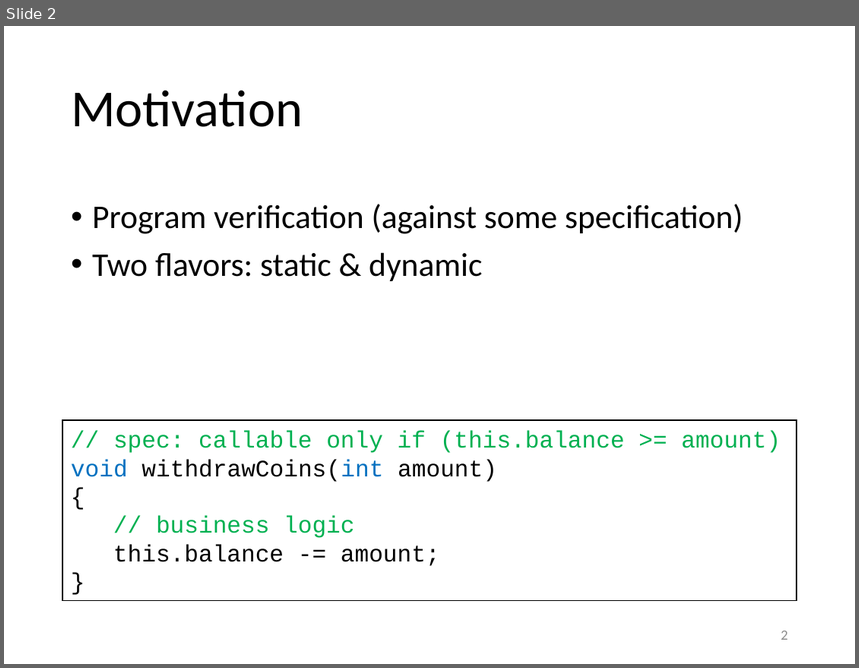
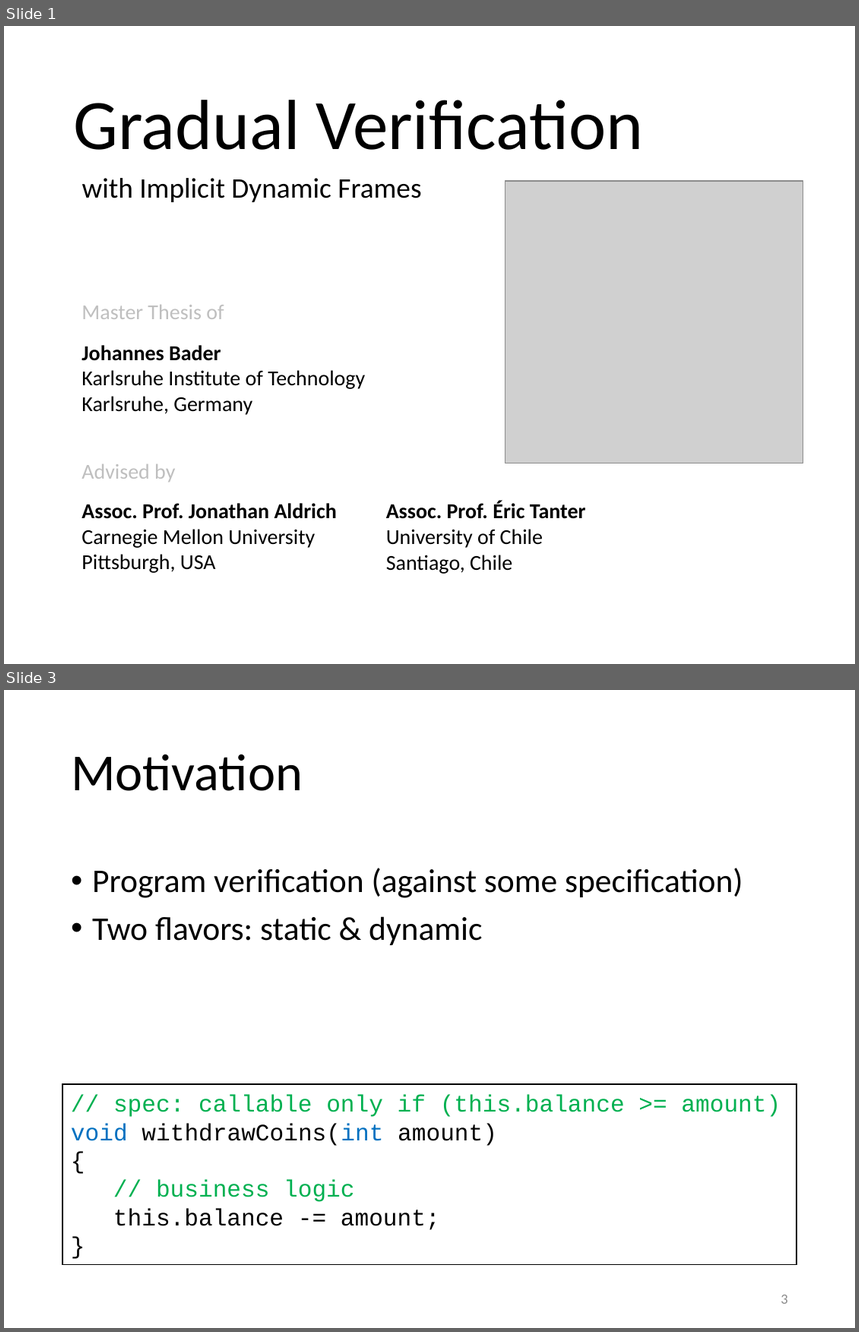
Before and after one commit to olydis/GradVerThesis, a slide deck: presentation/PLunch.pptm. Shown one above the other, each under a label of ours: slide 2 before the commit, slides 1 and 3 after it; the slides between them are not shown. The pictures are 859x668 and 859x1332 pixels, drawn with LibreOffice and Linux fonts; fonts in the diff are those of the drawing; grey boxes stand for pictures. Boxes give left, top, right and bottom in pixels: in the first picture for what was removed or moved away, otherwise in the second. Text is boxed around its words. In the diff, an @@ line names an element or a change of style, - is before the commit and + after.

```diff
--- a/presentation/PLunch.pptm
+++ b/presentation/PLunch.pptm
@@ slide 1 added at bbox=[4, 26, 855, 664], background #FFFFFF @@
@@ title added at bbox=[73, 100, 644, 150], 60 pt, text #000000 @@
+Gradual Verification
@@ subtitle added at bbox=[82, 178, 421, 202], 24 pt, text #000000 @@
+with Implicit Dynamic Frames
@@ picture added at bbox=[506, 181, 804, 464] @@
@@ text added at bbox=[82, 305, 365, 415], 18 pt, text #000000 @@
+Master Thesis of
+Johannes Bader
+Karlsruhe Institute of Technology
+Karlsruhe, Germany
@@ text added at bbox=[82, 465, 337, 573], 18 pt, text #000000 @@
+Advised by
+Assoc. Prof. Jonathan Aldrich
+Carnegie Mellon University
+Pittsburgh, USA
@@ text added at bbox=[386, 501, 586, 574], 18 pt, text #000000 @@
+Assoc. Prof. Éric Tanter
+University of Chile
+Santiago, Chile
@@ what was slide 2 is now slide 3 @@
@@ page number at bbox=[781, 1295, 788, 1304]: text changed @@
-2
+3
```
Also in this commit, not shown: 2 slides changed, 5 other slides added, 1 slide removed, 3 other files.
